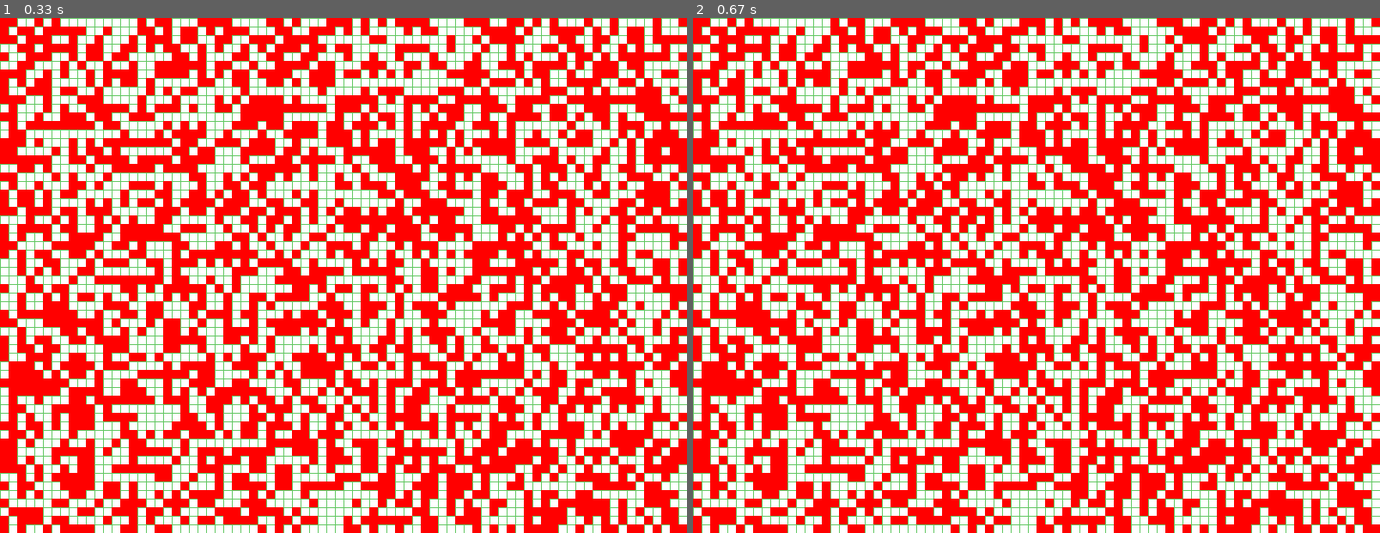
Above: before the commit, frames 1-2 (left to right).
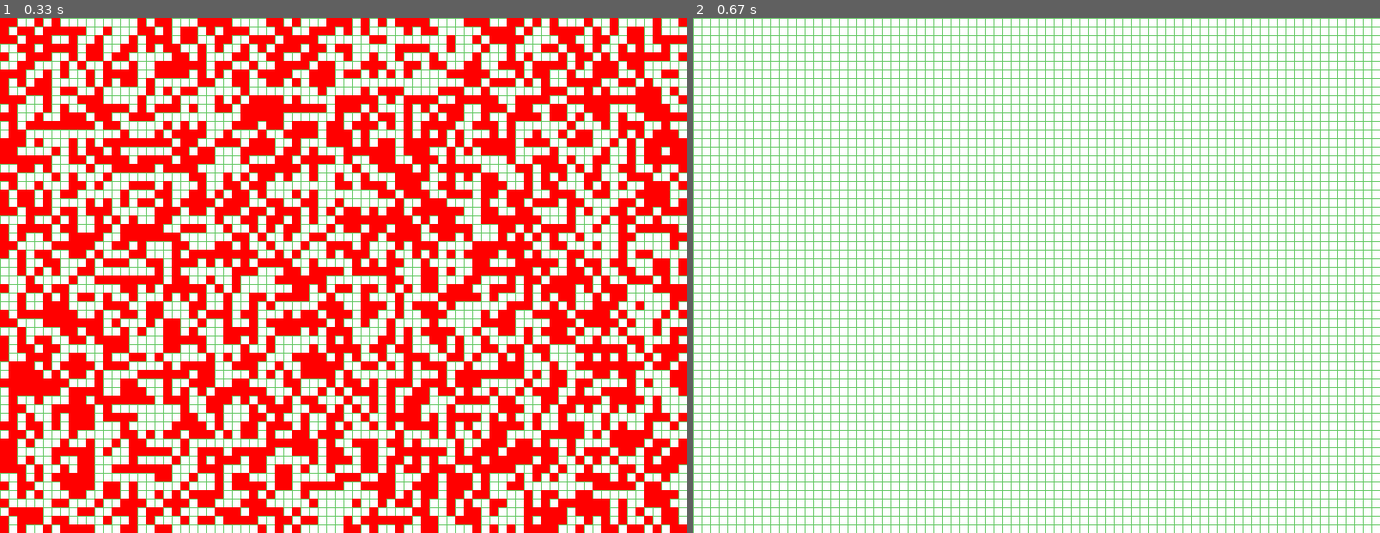
Above: after the commit, the same moments.

Repository: bvalexandr/PyGame-tkinter-game_of_life
Game: pygame game, started from main.py
Same seed, same stepped clock (60 frames per second), same inputs: the game is played once before the commit and once after it.
Inputs:
- Up to frame 1 (0.33 s): no input
- Up to frame 2 (0.67 s): tap C at 0.33 s

Frame 1 is identical in both runs. In frame 2, 51% of the frame differs, in the area x 0-100%, y 0-100%.

Commit message:
Обработка клавиш

Diff:
--- a/main.py
+++ b/main.py
@@ -24,6 +24,16 @@
                 match event.type:
                     case pg.QUIT:
                         self.exit_game = True
+                    case pg.KEYDOWN:
+                        keys = pg.key.get_pressed()
+                        if keys[pg.K_c]:
+                            for row in self.game_field:
+                                for col in range(len(row)):
+                                    row[col] = 0
+                        if keys[pg.K_r]:
+                            for row in self.game_field:
+                                for col in range(len(row)):
+                                    row[col] = random.randint(0, 1)
             self.update()
             self.draw()
             self.clock.tick(self.fps)
